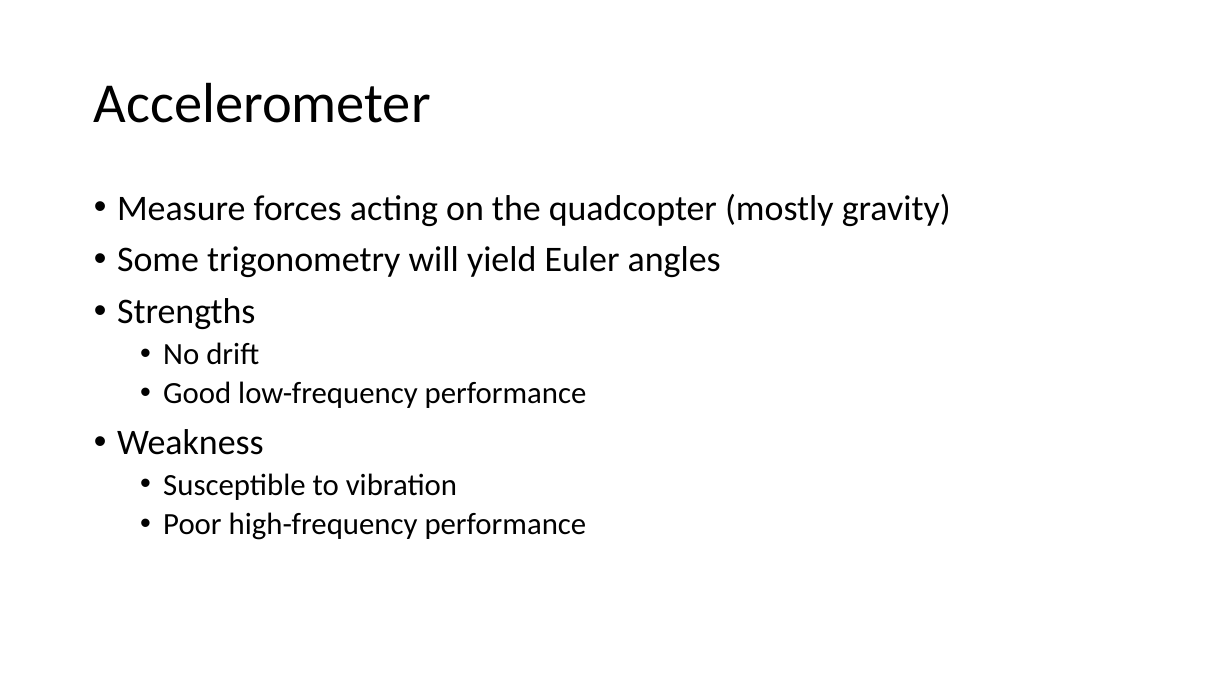
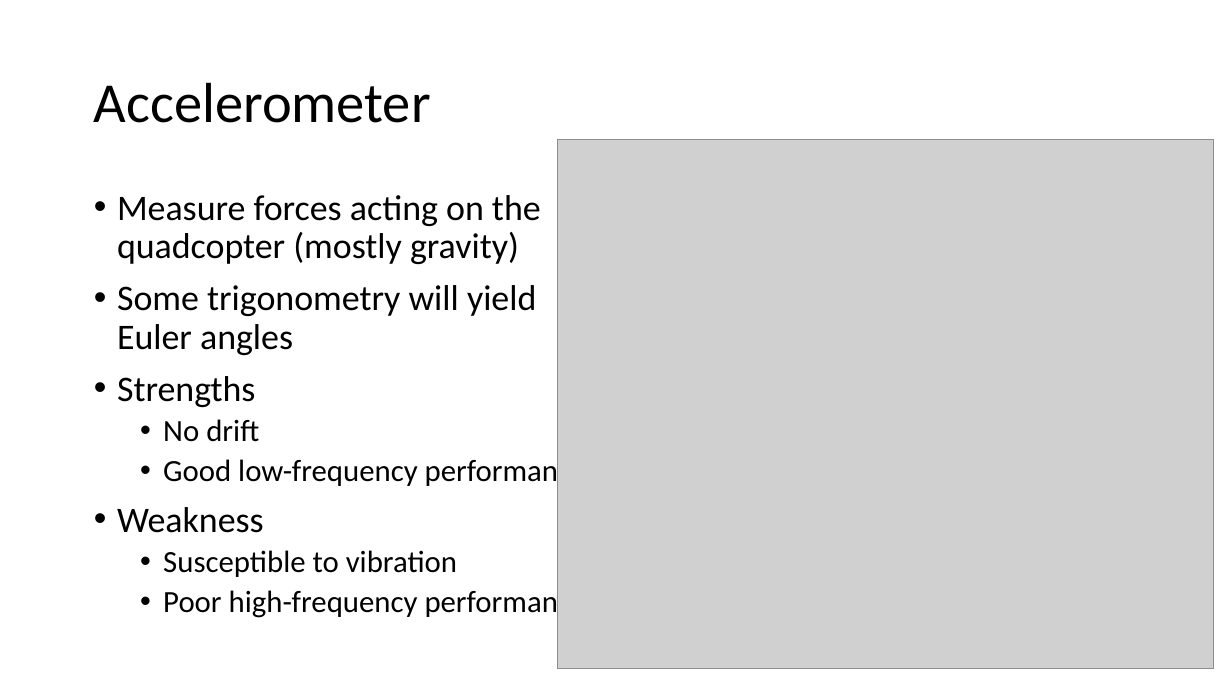
Before and after one commit to NVSL/QuadClass-Resources, a slide deck: slide 6 of labs/Sensing-And-Filtering/Sensing-And-Filtering.pptx. Drawn at 1232x693 pixels with LibreOffice and Linux fonts; fonts in the diff are those of the drawing; grey boxes stand for pictures. Boxes give left, top, right and bottom in pixels: in the first picture for what was removed or moved away, otherwise in the second. Text is boxed around its words. In the diff, an @@ line names an element or a change of style, - is before the commit and + after.

```diff
--- a/labs/Sensing-And-Filtering/Sensing-And-Filtering.pptx
+++ b/labs/Sensing-And-Filtering/Sensing-And-Filtering.pptx
@@ picture added at (558,140,1214,668) @@
@@ text "Measure forces acting on the ..." rewrapped from (117,194,951,540) to (117,195,587,620) @@
```
Also in this commit, not shown: 4 other slides changed, 4 slides removed, 6 other files.
